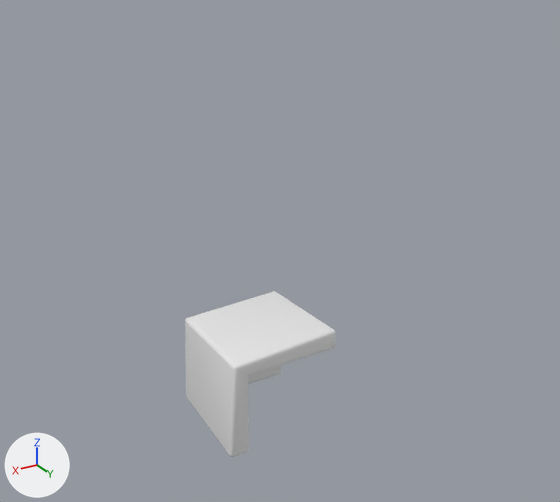
What one commit did to the Blender file Home.blend.
Camera for both pictures: a 50 mm camera at (158.0, 284.0, 174.0) aimed at (-3.0, 17.0, 41.0). The lights are fixed; the arrows at lower left show +X, +Y and +Z.
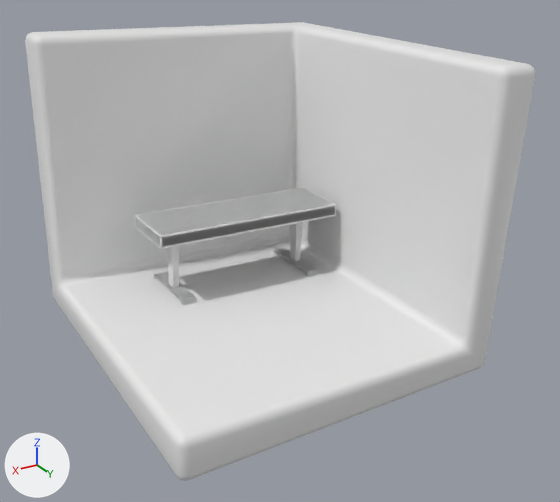
Commit message: Add desk

Edits to the bpy script that builds the scene:
```text
Add me_cube_001:
    me_cube_001.from_pydata(...)  # 576 vertices, 580 faces; spans x -45.1..45.1, y -15.5..15.5, z -2.9..2.9
    me_cube_001.polygons.foreach_set('use_smooth', [True] * 580)
Add me_plane_001:
    me_plane_001.from_pydata(...)  # 32 vertices, 21 faces; spans x -1.0..1.0, y 0.0..5.24, z 0.0..0.58
Add me_plane:
    me_plane.from_pydata(...)  # 20 vertices, 18 faces; spans x -1.03..1.0, y -1.0..1.0, z 0.0..12.94
Change ob_cube:
    ob_cube.location: (4.9, -0.4, -24.4) -> (-3.4, -0.4, 62.1)
    ob_cube.rotation_euler: (0.0, 0.0, 0.0) -> (0.0, 3.114, 0.0)  # degrees (0, 0, 0) -> degrees (0, 178, 0)
    ob_cube.scale: (16.5, 16.5, 16.5) -> (45.8, 47.0, 46.6)
    where _m = ob_cube.modifiers.new('Solidify', 'SOLIDIFY')
    _m.thickness: -0.606 -> -0.4
    where _m = ob_cube.modifiers.new('Bevel', 'BEVEL')
    add _m.width = 0.08
    add _m.width_pct = 0.08
Add ob_plane_001:
    ob_plane_001 = bpy.data.objects.new('Plane.001', me_plane_001)
    ob_plane_001.location = (33.3, -17.9, 18.6)
    ob_plane_001.rotation_euler = (0.0, 3.114, 0.0)  # degrees (0, 178, 0)
    ob_plane_001.scale = (3.35, 3.35, 4.55)
    _m = ob_plane_001.modifiers.new('Mirror', 'MIRROR')
    _m.use_axis = (True, True, False)
    _m = ob_plane_001.modifiers.new('Mirror.001', 'MIRROR')
    _m.mirror_object = ob_cube_001
    _m = ob_plane_001.modifiers.new('Bevel.001', 'BEVEL')
    _m.width = 0.186
    _m.width_pct = 0.186
    _m.segments = 3
Add ob_cube_001:
    ob_cube_001 = bpy.data.objects.new('Cube.001', me_cube_001)
    ob_cube_001.location = (-0.4, -17.1, 46.6)
    ob_cube_001.rotation_euler = (0.0, 3.114, 0.0)  # degrees (0, 178, 0)
    ob_cube_001.scale = (1.0, 0.954, 1.0)
    _m = ob_cube_001.modifiers.new('Bevel', 'BEVEL')
    _m.width = 0.186
    _m.width_pct = 0.186
    _m.segments = 3
Add ob_plane:
    ob_plane = bpy.data.objects.new('Plane', me_plane)
    ob_plane.location = (32.6, -17.9, 44.4)
    ob_plane.rotation_euler = (0.0, 3.114, 0.0)  # degrees (0, 178, 0)
    ob_plane.scale = (1.78, 2.82, 1.99)
    _m = ob_plane.modifiers.new('Mirror', 'MIRROR')
    _m.mirror_object = ob_cube_001
    _m = ob_plane.modifiers.new('Bevel.001', 'BEVEL')
    _m.width = 0.186
    _m.width_pct = 0.186
    _m.segments = 3
```

Changed parts and their boxes (x1, y1, x2, y2) in the pictures (560 x 502 px):
'Cube', moved, turned, rescaled, modifiers changed
    before: (185, 291, 336, 457)
    after: (25, 22, 535, 481)
'Cube.001', added
    after: (135, 188, 336, 249)
'Plane.001', added
    after: (153, 247, 319, 306)
'Plane', added
    after: (167, 222, 303, 288)
